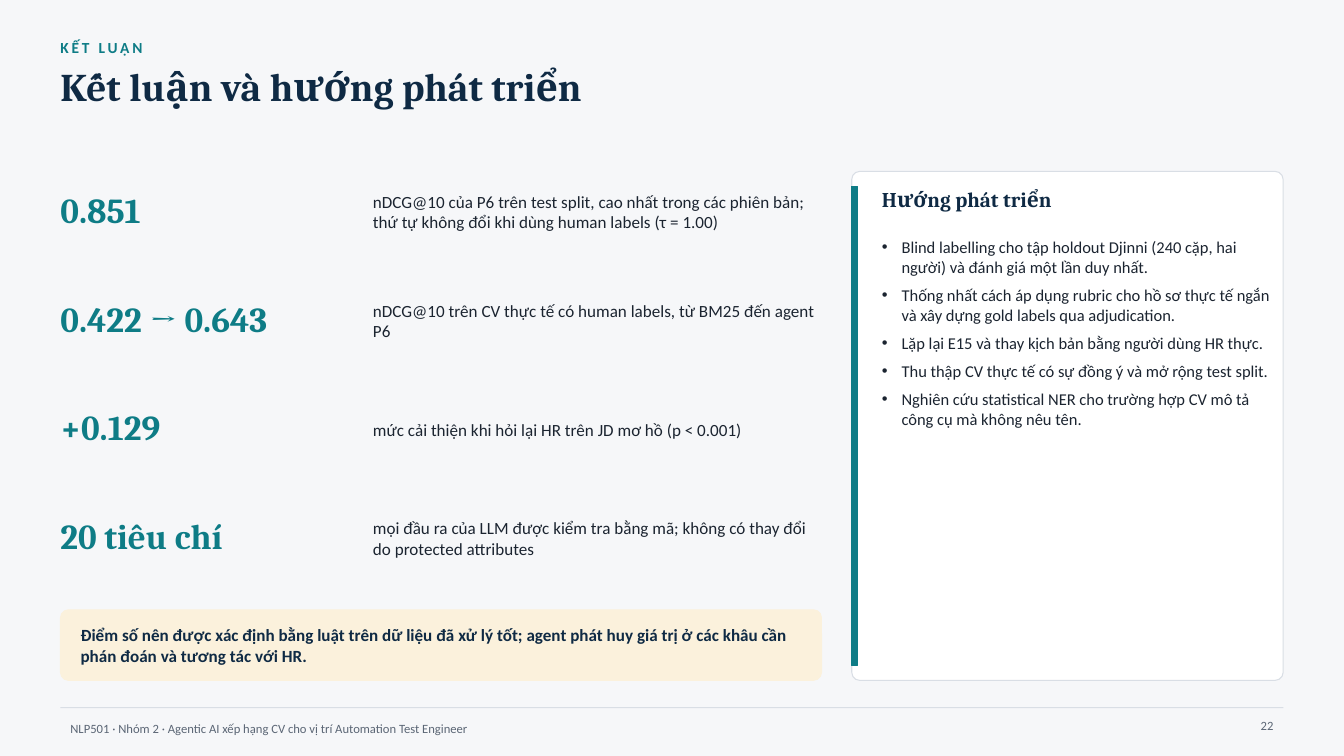
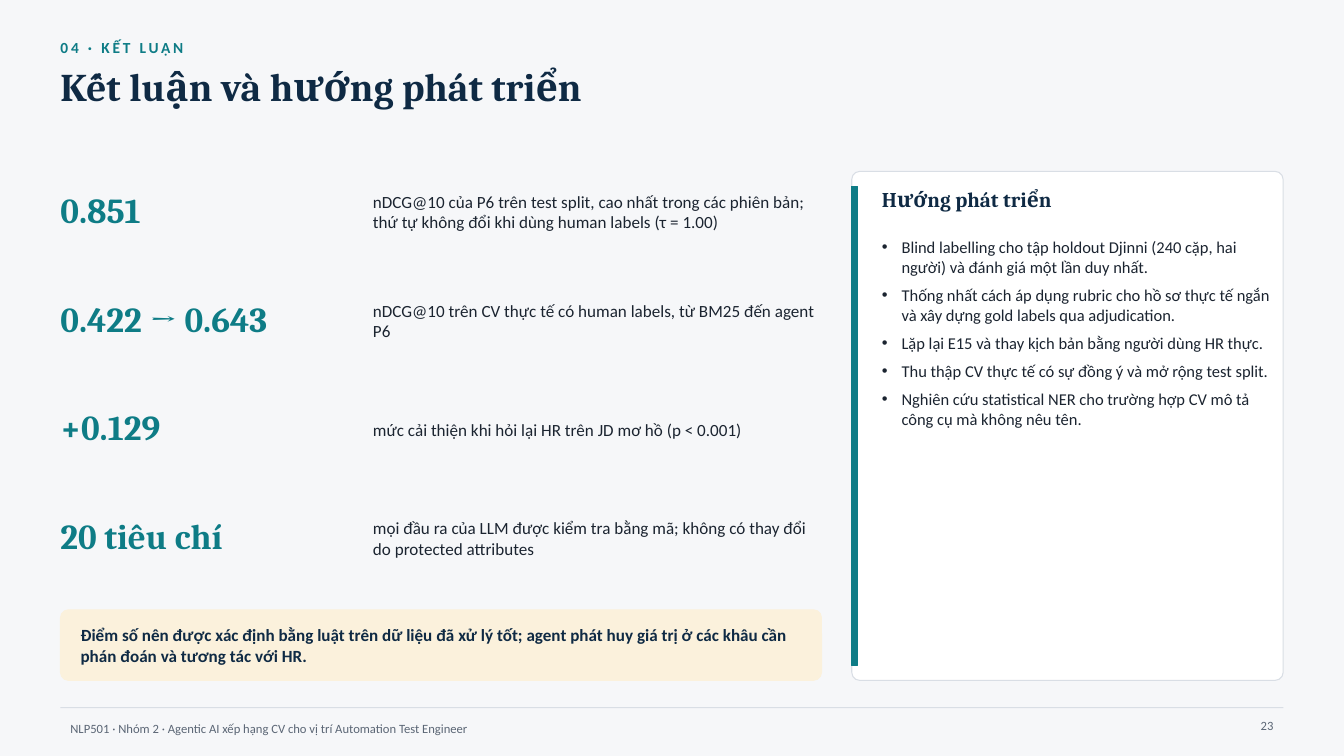
Before and after one commit to ZgsNat/NLP501.22_GROUP_2, a slide deck: slide 23 of NLP501_Nhom2_BaoCaoCuoiKy_v13.pptx (slide 22 before the commit). Drawn at 1344x756 pixels with LibreOffice and Linux fonts; fonts in the diff are those of the drawing. Boxes give left, top, right and bottom in pixels: in the first picture for what was removed or moved away, otherwise in the second. Text is boxed around its words. In the diff, an @@ line names an element or a change of style, - is before the commit and + after.

```diff
--- a/NLP501_Nhom2_BaoCaoCuoiKy_v13.pptx
+++ b/NLP501_Nhom2_BaoCaoCuoiKy_v13.pptx
@@ text at (60,40,184,56): text changed @@
-KẾT LUẬN
+04 · KẾT LUẬN
```
Also in this commit, not shown: 21 other slides changed, 1 other file.
